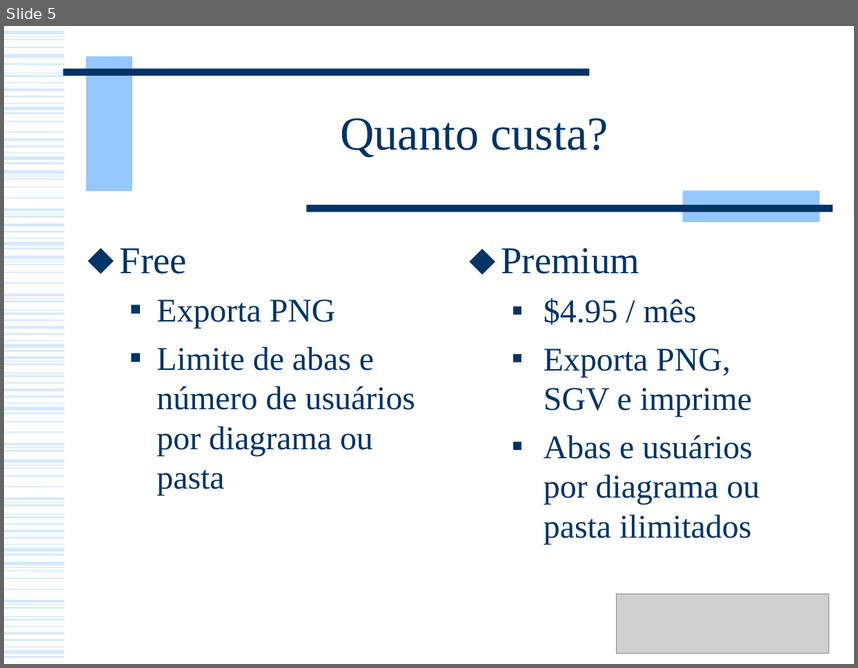
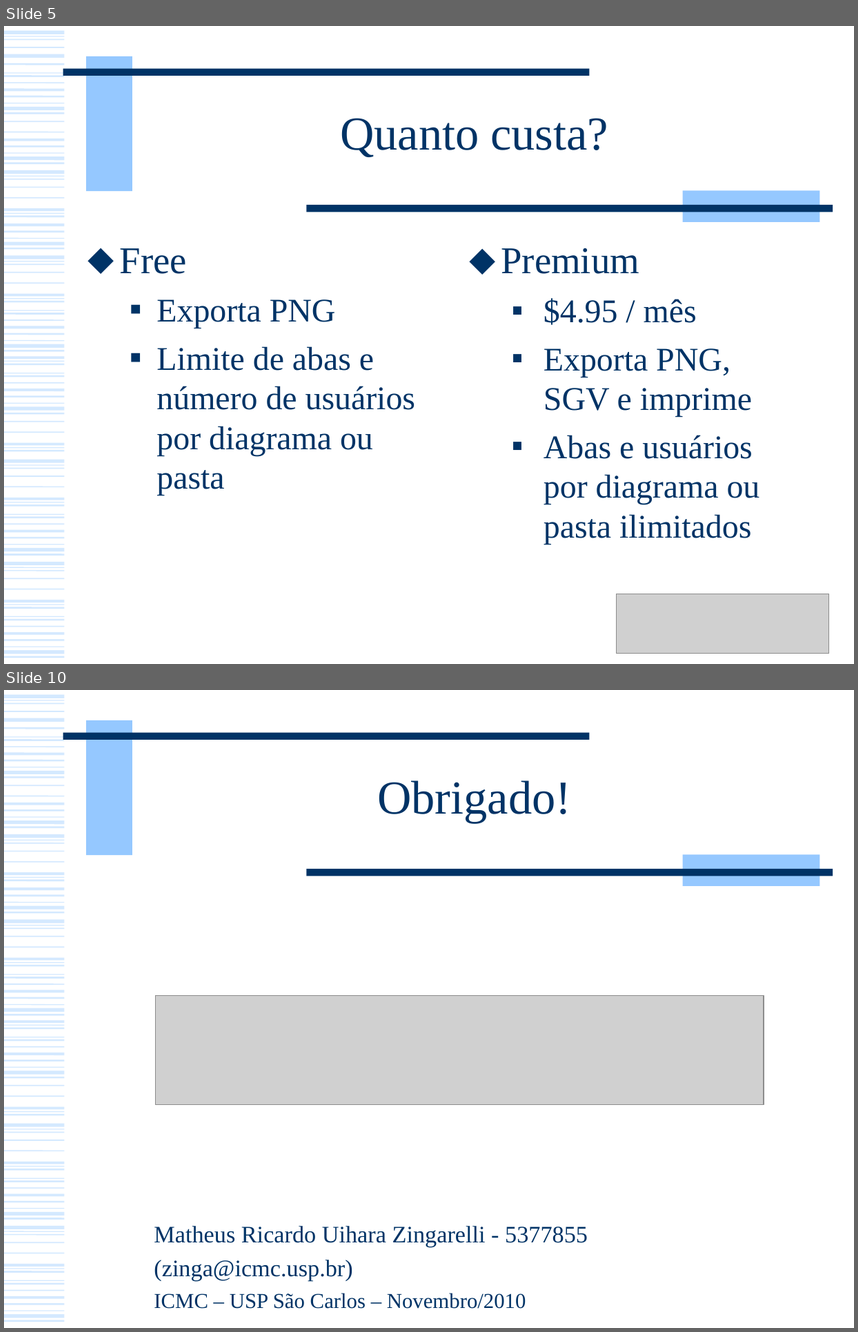
Before and after one commit to andrecurvello/tests-zingarelli, a slide deck: 2-Disciplinas/HCI/Monografia-Ferramenta-Prototipacao/Apresentacao-Cacoo.ppt. Shown one above the other, each under a label of ours: slide 5 before the commit, slides 5 and 10 after it; the slides between them are not shown. The pictures are 858x668 and 858x1332 pixels, drawn with LibreOffice and Linux fonts; fonts in the diff are those of the drawing; grey boxes stand for pictures. Boxes give left, top, right and bottom in pixels: in the first picture for what was removed or moved away, otherwise in the second. Text is boxed around its words. In the diff, an @@ line names an element or a change of style, - is before the commit and + after.

```diff
--- a/2-Disciplinas/HCI/Monografia-Ferramenta-Prototipacao/Apresentacao-Cacoo.ppt
+++ b/2-Disciplinas/HCI/Monografia-Ferramenta-Prototipacao/Apresentacao-Cacoo.ppt
@@ slide 10 added at (x1=4, y1=690, x2=854, y2=1328), background #FFFFFF; not listed: 102 template elements that a slide beside it also shows @@
@@ title added at (x1=377, y1=780, x2=571, y2=823), 40 pt, text #003366 @@
+Obrigado!
@@ picture added at (x1=155, y1=995, x2=763, y2=1104) @@
@@ text added at (x1=154, y1=1225, x2=588, y2=1308), 20 pt, text #003366 @@
+Matheus Ricardo Uihara Zingarelli - 5377855
+(zinga@icmc.usp.br)
+ICMC – USP São Carlos – Novembro/2010
```
Also in this commit, not shown: 6 slides changed, 1 other slide added, 4 other files.
